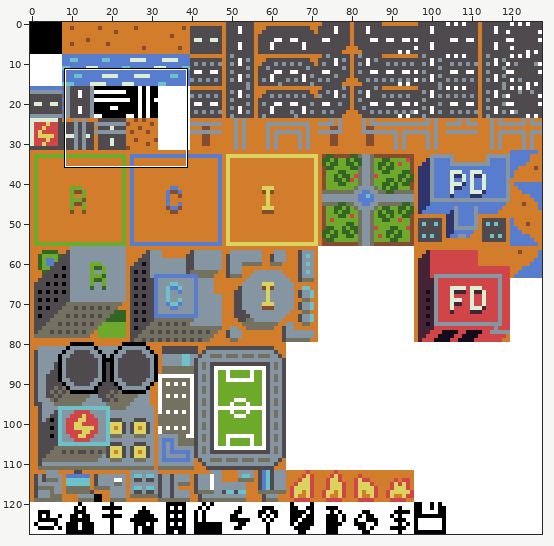
Sprite sheet -- Images/tiles-colour.png. Above: a wide view before the commit, with the close-up outlined.
Close-up. Before the edit:
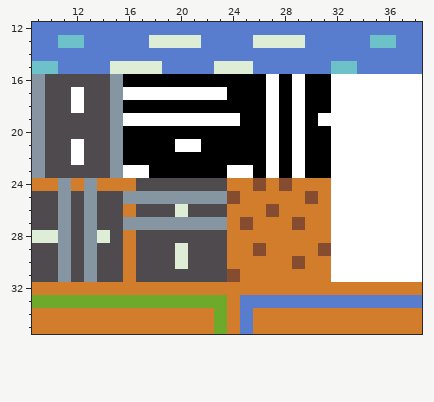
The file is 128x128 pixels. Shown: x 9..38, y 12..35.
And afterwards:
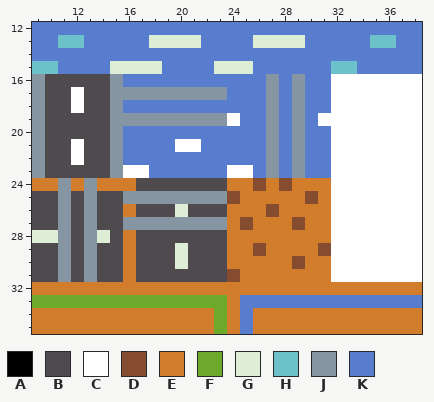
Palette (. is transparent): A #000000  B #4e4a4e  C #ffffff  D #854c30  E #d27d2c  F #6daa2c  G #deeed6  H #6dc2ca  J #8595a1  K #597dce
Diff:
Colour J replaces colour C in row 16 at x 27 and 29; in row 17 at x 16 to 23, 27 and 29; in row 18 at x 27 and 29; in row 19 at x 16 to 23, 27 and 29; in rows 20 to 23 at x 27 and 29.
Colour K replaces colour A in row 16 at x 16 to 26, 28 and 30 to 31; in row 17 at x 24 to 26, 28 and 30 to 31; in row 18 at x 16 to 26, 28 and 30 to 31; in row 19 at x 25 to 26, 28 and 30; in row 20 at x 16 to 26, 28 and 30 to 31; in row 21 at x 16 to 19, 22 to 26, 28 and 30 to 31.
Colour K replaces colour A in row 22 at x 16 to 26, 28 and 30 to 31; in row 23 at x 18 to 23, 26, 28 and 30 to 31.
Changed places in both close-ups, as pixel boxes (x1, y1, x2, y2):
changed: (123, 74, 331, 178)
